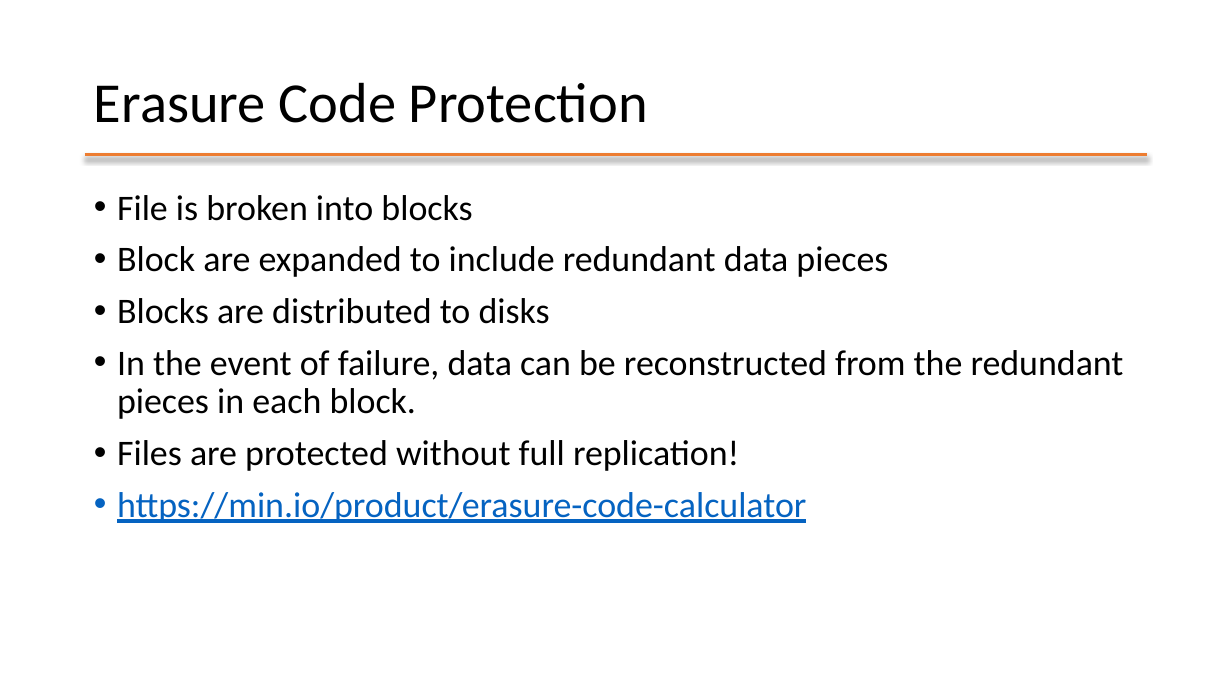
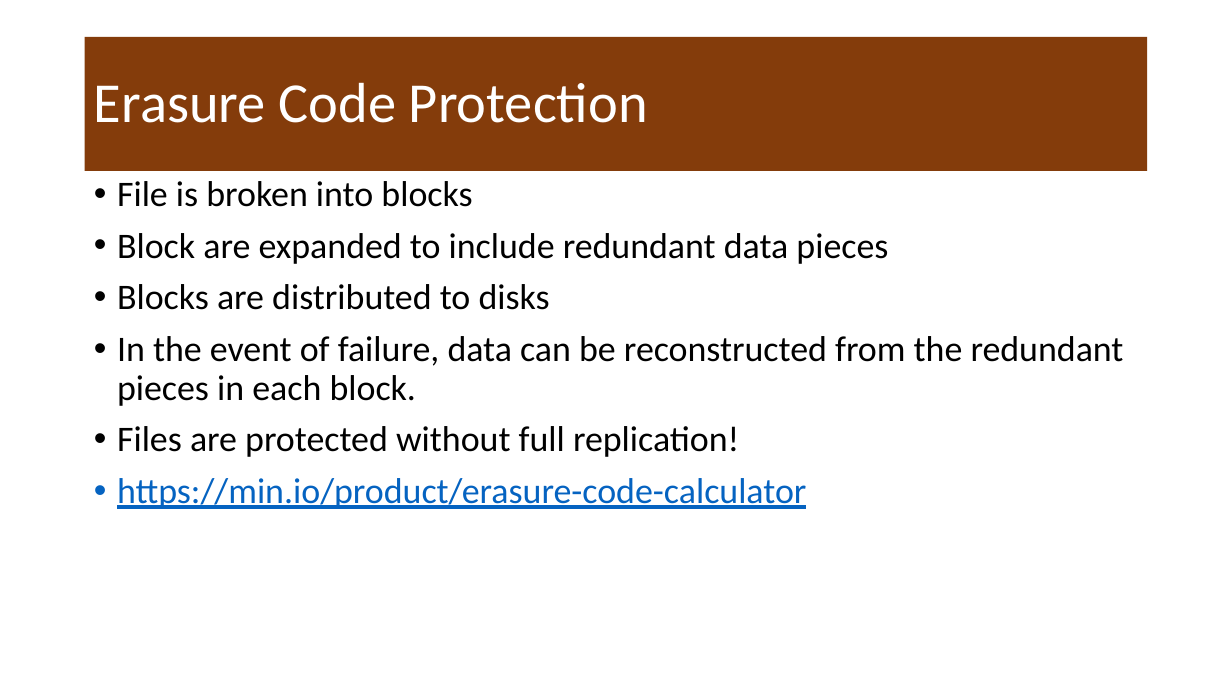
Before and after one commit to mafudge/ist769-old, a slide deck: slide 8 of content/D-Spark/D-Spark-Object-Storage.pptx. Drawn at 1232x693 pixels with LibreOffice and Linux fonts; fonts in the diff are those of the drawing. Boxes give left, top, right and bottom in pixels: in the first picture for what was removed or moved away, otherwise in the second. Text is boxed around its words. In the diff, an @@ line names an element or a change of style, - is before the commit and + after.

```diff
--- a/content/D-Spark/D-Spark-Object-Storage.pptx
+++ b/content/D-Spark/D-Spark-Object-Storage.pptx
@@ title "Erasure Code Protection": place and size @@
-title "Erasure Code Protection" at [94,82,648,123]
+title "Erasure Code Protection" at [85,37,1148,171]
@@ title "Erasure Code Protection" at [85,37,1148,171]: text colour #000000 to #FFFFFF; fill none to #843C0B; outline none to #ED7D31 3 pt @@
@@ text "File is broken into blocks": place and size @@
-text "File is broken into blocks" at [117,195,1124,523]
+text "File is broken into blocks" at [85,171,1148,625]
@@ text "File is broken into blocks" at [85,171,1148,625]: fill none to #FFFFFF; outline none to #ED7D31 3 pt @@
@@ line removed from (85, 154) to (1148, 154) @@
```
Also in this commit, not shown: 7 other slides changed, 26 slides added, 8 slides removed, 35 other files.
